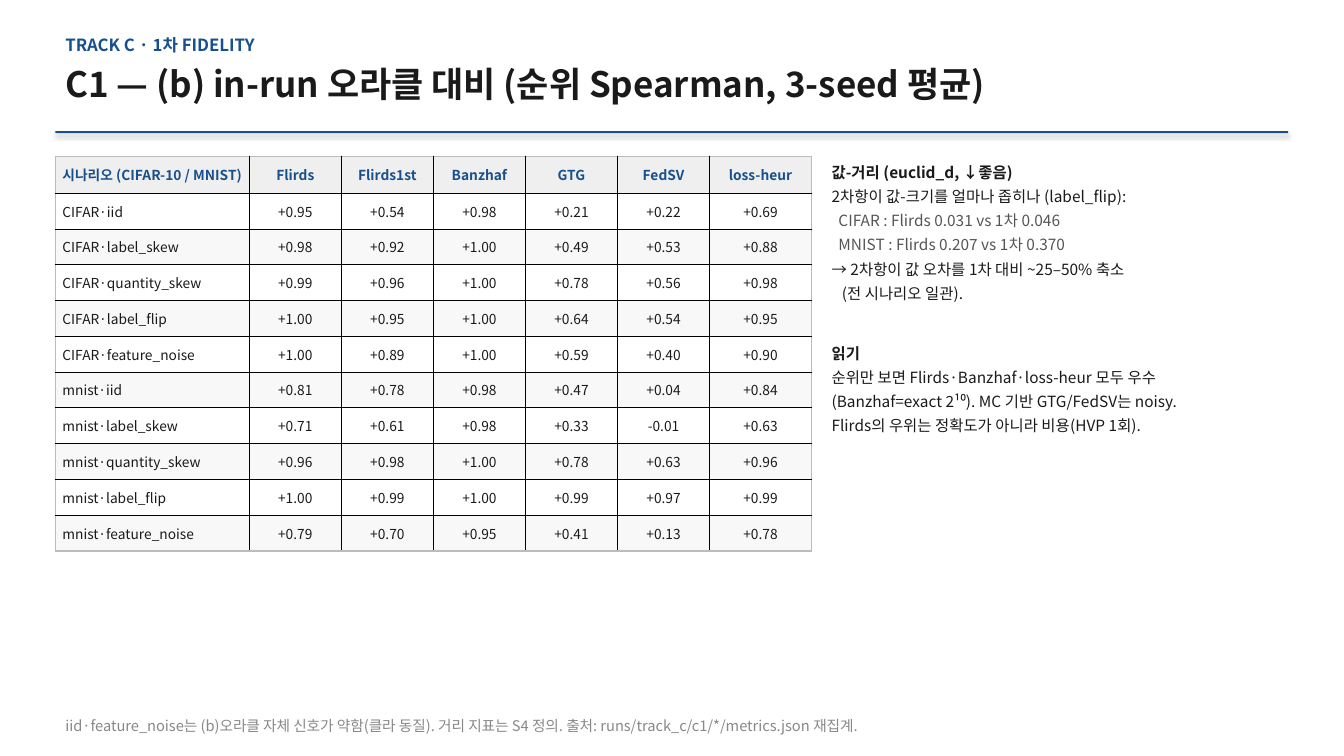
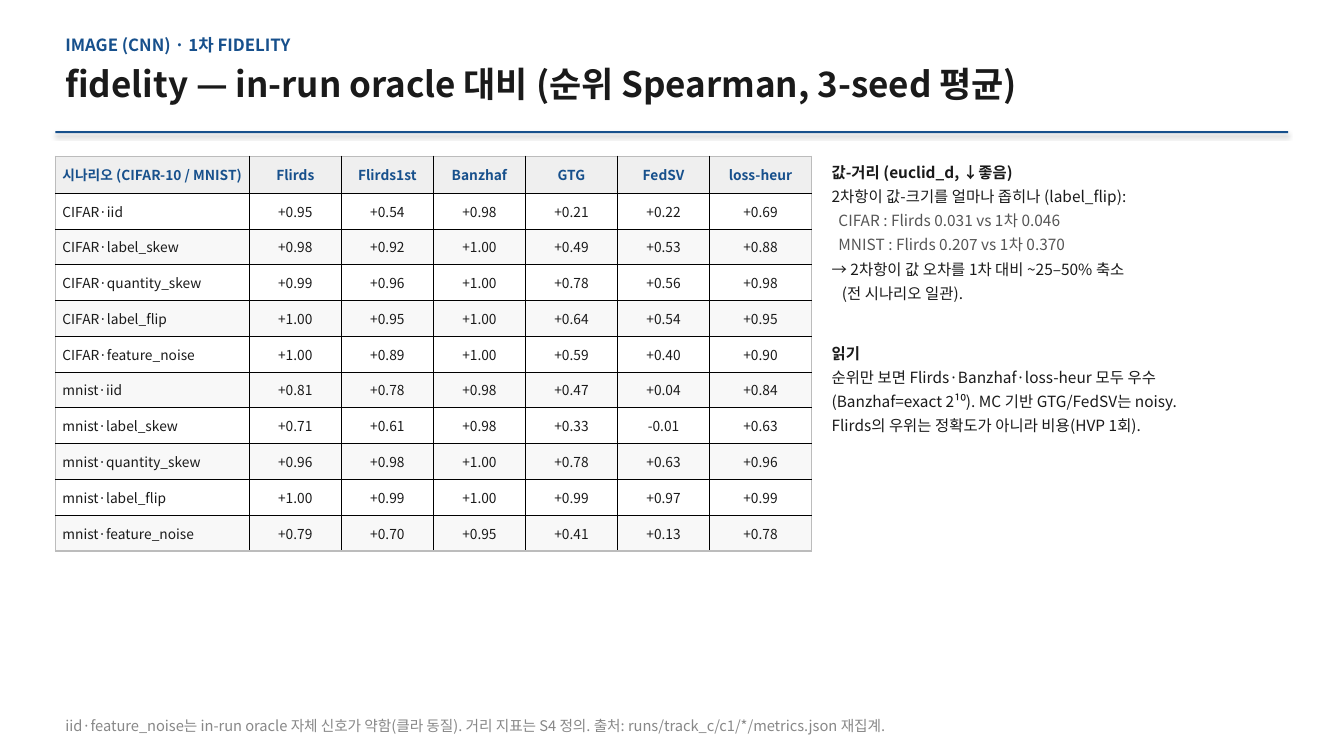
Before and after one commit to YongheeChoi/flirds, a slide deck: slide 6 of research-wiki/presentations/2026-06-results-report/flirds-results-2026-06.pptx. Drawn at 1344x756 pixels with LibreOffice and Linux fonts; fonts in the diff are those of the drawing. Boxes give left, top, right and bottom in pixels: in the first picture for what was removed or moved away, otherwise in the second. Text is boxed around its words. In the diff, an @@ line names an element or a change of style, - is before the commit and + after.

```diff
--- a/research-wiki/presentations/2026-06-results-report/flirds-results-2026-06.pptx
+++ b/research-wiki/presentations/2026-06-results-report/flirds-results-2026-06.pptx
@@ text at [65,37,291,55]: text changed @@
-TRACK C · 1차 FIDELITY
+IMAGE (CNN) · 1차 FIDELITY
@@ text at [65,67,1017,105]: text changed @@
-C1 — (b) in-run 오라클 대비 (순위 Spearman, 3-seed 평균)
+fidelity — in-run oracle 대비 (순위 Spearman, 3-seed 평균)
@@ text at [65,719,885,735]: text changed @@
-iid·feature_noise는 (b)오라클 자체 신호가 약함(클라 동질). 거리 지표는 S4 정의. 출처: runs/track_c/c1/*/metrics.json 재집계.
+iid·feature_noise는 in-run oracle 자체 신호가 약함(클라 동질). 거리 지표는 S4 정의. 출처: runs/track_c/c1/*/metrics.json 재집계.
```
Also in this commit, not shown: 15 other slides changed, 18 other files.
